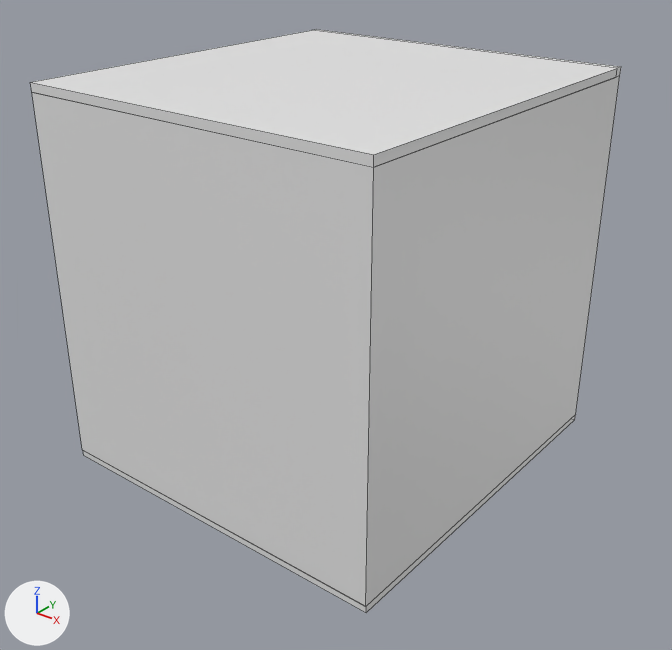
The FBX model Assets/Prefabs/Base/Upgrades/Esquineros/EsquineroBlanco.fbx as it was, and as the next commit left it.
Camera for both pictures: a 50 mm camera at (1.009, -1.278, 1.038) aimed at (0.029, -0.053, 0.279). Arrows for +X, +Y and +Z are at lower left; the lights stay in place. Mesh edges are drawn as thin lines. Where no turn or scale is listed for an object, it has been applied to the vertices.
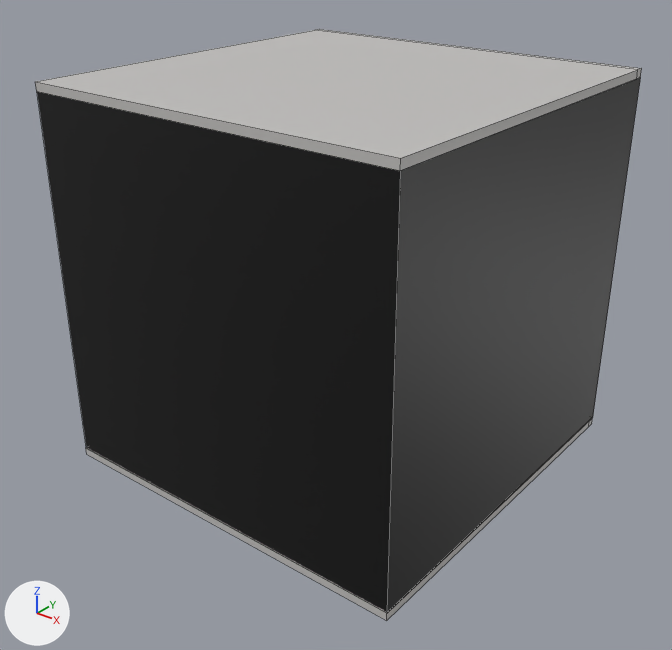
Where the newer file only moved an object's origin or applied its transform, the numbers keep the older frame.

Location of each change, [x1, y1, x2, y2] in pixels of the pictures (672 x 650 px):
'Cube.010', recoloured, reshaped (grey to black): before [32, 76, 620, 607]; after [37, 77, 641, 613]
'Cube.005', recoloured, reshaped (white to grey): before [30, 29, 621, 167]; after [35, 29, 642, 171]
'Cube.032', reshaped, turned, rescaled: before [83, 414, 576, 613]; after [86, 418, 593, 621]
part 2 of me_cube_044, deleted: before [83, 414, 576, 613]
part 3 of me_cube_044, added: after [86, 418, 593, 621]

The change, as a list of edits to the scene's bpy script:
```text
Add img_atlas512_png:
    img_atlas512_png = load_image('Atlas512.png', '../../../../Materials/Atlas512.png', 512, 512, 'sRGB')
Add mat_material_004:
    mat_material_004 = principled_material('Material.004')
    mat_material_004.texture = img_atlas512_png
Change me_cube_018:
    where me_cube_018.from_pydata(...)  # 12 vertices, 10 faces; spans x -0.35..0.35, y -0.381..0.353, z 0.714..0.73
    used by ob_cube_005; location = (0.0, 0.0, 0.0)
    me_cube_018 part 4: all 6 vertices in x 0.35, y -0.381..0.353, z 0.714..0.73 are moved by (0.034, 0.008, 0.0)
    add me_cube_018.materials.append(mat_material_004)  # picture img_atlas512_png
Change me_cube_044:
    used by ob_cube_032; location = (0.0, 0.0, 0.0); rotation_euler = (0.0, 0.0, -1.571), in degrees (0, 0, -90)
    verts and faces of me_cube_044; kept vertices keep their numbers, new ones are numbered from 8
    before: 0 (-0.352, -0.35, 0.0), 1 (-0.352, -0.35, 0.014), 2 (-0.352, 0.35, 0.0) at pixel (574, 419), 3 (-0.352, 0.35, 0.014) at pixel (575, 414), 4 (0.379, -0.35, 0.0) at pixel (83, 455)
    before: 5 (0.379, -0.35, 0.014) at pixel (82, 449), 6 (0.379, 0.35, 0.0) at pixel (366, 612), 7 (0.379, 0.35, 0.014) at pixel (366, 606)
    remove me_cube_044.from_pydata(...)  # 8 vertices, 6 faces; spans x -0.352..0.379, y -0.35..0.35, z 0.0..0.014
    add me_cube_044.from_pydata(...)  # 12 vertices, 10 faces; spans x -36.15..37.213, y 0.003..1.598, z -38.408..34.885
    me_cube_044 part 2
    add delete_vertices([*range(0, 8)])  # with the faces that use them
    me_cube_044 part 3
    6 vertices are added at (-36.15, 0.003, 34.885), (-36.15, 0.003, -38.408), (37.213, 0.003, 34.885), (37.213, 0.003, -38.406), (-34.512, 0.003, -38.406), (-34.512, 0.003, 34.885)
    6 new vertices lie (0.0, 1.595, 0.0) away from vertices in x -36.15..37.213, y 0.003, z -38.408..34.885
    10 new faces join them
    add me_cube_044.materials.append(mat_material_004)  # picture img_atlas512_png
Change me_cube_016:
    where me_cube_016.from_pydata(...)  # 8 vertices, 6 faces; spans x -0.35..0.35, y -0.38..0.352, z 0.014..0.714
    used by ob_cube_010; location = (0.0, 0.0, 0.0)
    me_cube_016 part 1
    me_cube_016.vertices[0].co: (-0.35, 0.352, 0.014) -> (-0.349, 0.363, 0.014)
    me_cube_016.vertices[1].co: (-0.35, 0.352, 0.714) -> (-0.349, 0.363, 0.714)
    me_cube_016.vertices[2].co: (0.35, 0.352, 0.014) -> (0.384, 0.363, 0.014)  # pixel (575, 414) -> pixel (592, 417)
    me_cube_016.vertices[3].co: (0.35, 0.352, 0.714) -> (0.384, 0.363, 0.714)  # pixel (619, 75) -> pixel (640, 77)
    me_cube_016.vertices[4].co: (-0.35, -0.38, 0.014) -> (-0.349, -0.371, 0.014)  # pixel (82, 449) -> pixel (86, 448)
    me_cube_016.vertices[5].co: (-0.35, -0.38, 0.714) -> (-0.349, -0.371, 0.714)  # pixel (31, 91) -> pixel (36, 91)
    me_cube_016.vertices[6].co: (0.35, -0.38, 0.014) -> (0.384, -0.371, 0.014)  # pixel (365, 606) -> pixel (387, 613)
    me_cube_016.vertices[7].co: (0.35, -0.38, 0.714) -> (0.384, -0.371, 0.714)  # pixel (373, 167) -> pixel (400, 170)
    add me_cube_016.materials.append(mat_material_004)  # picture img_atlas512_png
Change ob_cube_032:
    ob_cube_032.rotation_euler: (0.0, 0.0, -1.571) -> (1.571, 0.0, -1.571)  # degrees (0, 0, -90) -> degrees (90, 0, -90)
    ob_cube_032.scale: (1.0, 1.0, 1.0) -> (0.01, 0.01, 0.01)
```
